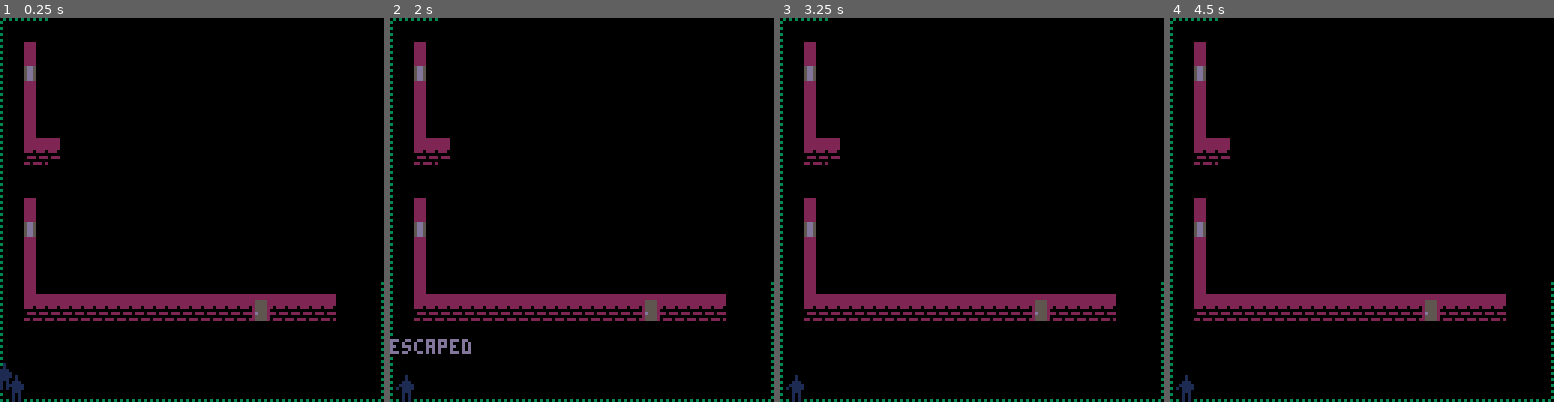
Above: before the commit, frames 1-4 (left to right).
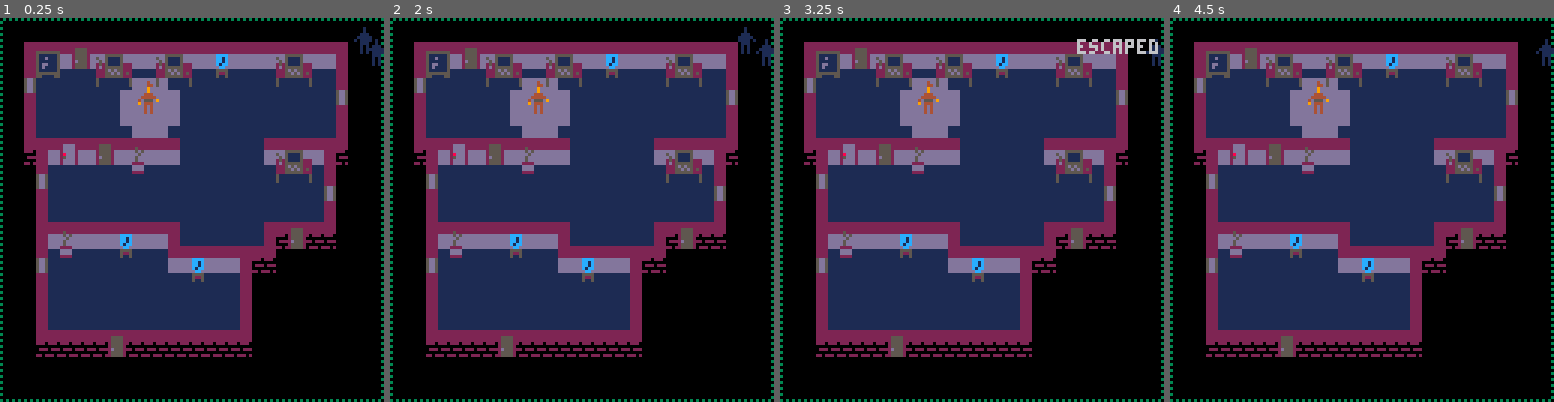
Above: after the commit, the same moments.

Repository: ironchestgames/pico-8-carts
Game: PICO-8 cartridge stealth.p8
The game is run twice, just before and just after one commit, with the same random seed, the same clock (stepped at 60 frames per second) and the same inputs.
Inputs:
- Up to frame 1 (0.25 s): no input
- Up to frame 2 (2 s): tap O (Z key) at 0.33, 0.7, 1.43 s; tap X (X key) at 1.07 s; hold Left from 1.97 s (still down)
- Up to frame 3 (3.25 s): tap X (X key) every 0.33 s from 2.07 to 3.07 s; tap O (Z key) at 2.22, 3.1 s; release Left at 2.37 s; hold Down 2.42-2.82 s; hold Right from 2.87 s (still down)
- Up to frame 4 (4.5 s): tap X (X key) every 0.33 s from 3.4 to 4.4 s; release Right at 3.53 s; hold Up 3.58-4.08 s; tap O (Z key) at 3.98 s; hold Right from 4.13 s (still down)

The runs differ from the first frame. In frame 1, 61% of the frame differs, in the area x 0-100%, y 0-100%; in frame 2, 61%; in frame 3, 61%; in frame 4, 60%.

Commit message:
stealth - some gud token hunting

Diff:
--- a/stealth.p8
+++ b/stealth.p8
@@ -62,7 +62,7 @@
 
 --]]
 
-devfog=false
+devfog=not false
 devvalues=false
 
 menuitem(1, 'devfog', function() devfog=not devfog end)
@@ -133,6 +133,9 @@
  {x=0,y=-1,dx=-1,dy=-1},
 }
 
+-- guards holding deltas
+local gholdingdeltas={-65,-64,-63,-34,-33,-32,-31,-30,-2,-1,0,1,2,30,31,32,33,34,63,64,65}
+
 local function curry3(_f,_a,_b,_c)
  return function()
   _f(_a,_b,_c)
@@ -249,13 +252,13 @@
 end
 
 local guards={
- -- {
- --  x=12,y=10,
- --  dx=-1,dy=0,
- --  state='patrolling',
- --  state_c=0,
- --  state_c2=0,
- -- },
+ {
+  x=12,y=7,
+  dx=-1,dy=0,
+  state='holding',
+  state_c=0,
+  state_c2=0,
+ },
  -- {
  --  x=16,y=30,
  --  dx=-1,dy=0,
@@ -786,6 +789,8 @@
 -- seed=4403
 -- seed=9737
 -- seed=7594
+-- seed=6590
+seed=210
 debug('seed',seed)
 
 function mapgen()
@@ -1268,7 +1273,7 @@
     end
 
     -- move
-    local _gwa=walladjacency({x=_g.x+_g.dx,y=_g.y+_g.dy})
+    local _gwa=walladjacency({x=_g.x+_g.dx,y=_g.y+_g.dy}) -- todo: do this better
     if _gwa == 0 then
      _g.x+=1
     elseif _gwa == 1 then
@@ -1438,27 +1443,10 @@
  -- shine guards flashlights
  for _g in all(guards) do
   if _g.state == 'holding' then
-   light[(_g.y-2)*32+_g.x-1]=1
-   light[(_g.y-2)*32+_g.x]=1
-   light[(_g.y-2)*32+_g.x+1]=1
-   light[(_g.y-1)*32+_g.x-2]=1
-   light[(_g.y-1)*32+_g.x-1]=1
-   light[(_g.y-1)*32+_g.x]=1
-   light[(_g.y-1)*32+_g.x+1]=1
-   light[(_g.y-1)*32+_g.x+2]=1
-   light[_g.y*32+_g.x-2]=1
-   light[_g.y*32+_g.x-1]=1
-   light[_g.y*32+_g.x]=1
-   light[_g.y*32+_g.x+1]=1
-   light[_g.y*32+_g.x+2]=1
-   light[(_g.y+1)*32+_g.x-2]=1
-   light[(_g.y+1)*32+_g.x-1]=1
-   light[(_g.y+1)*32+_g.x]=1
-   light[(_g.y+1)*32+_g.x+1]=1
-   light[(_g.y+1)*32+_g.x+2]=1
-   light[(_g.y+2)*32+_g.x-1]=1
-   light[(_g.y+2)*32+_g.x]=1
-   light[(_g.y+2)*32+_g.x+1]=1
+   local _i=_g.y*32+_g.x
+   for _ghd in all(gholdingdeltas) do
+    light[_i+_ghd]=1
+   end
 
   elseif _g.dx != 0 then
    local _x,_y=_g.x+_g.dx,_g.y+_g.dy
